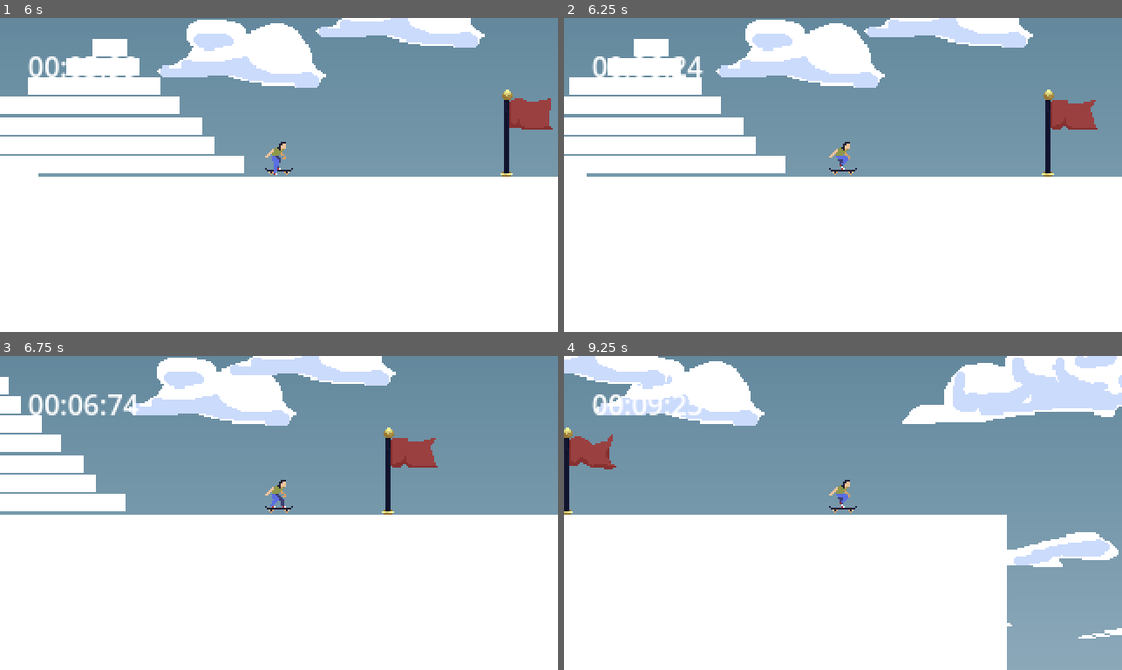
Above: before the commit, frames 1-4 (two rows, left to right).
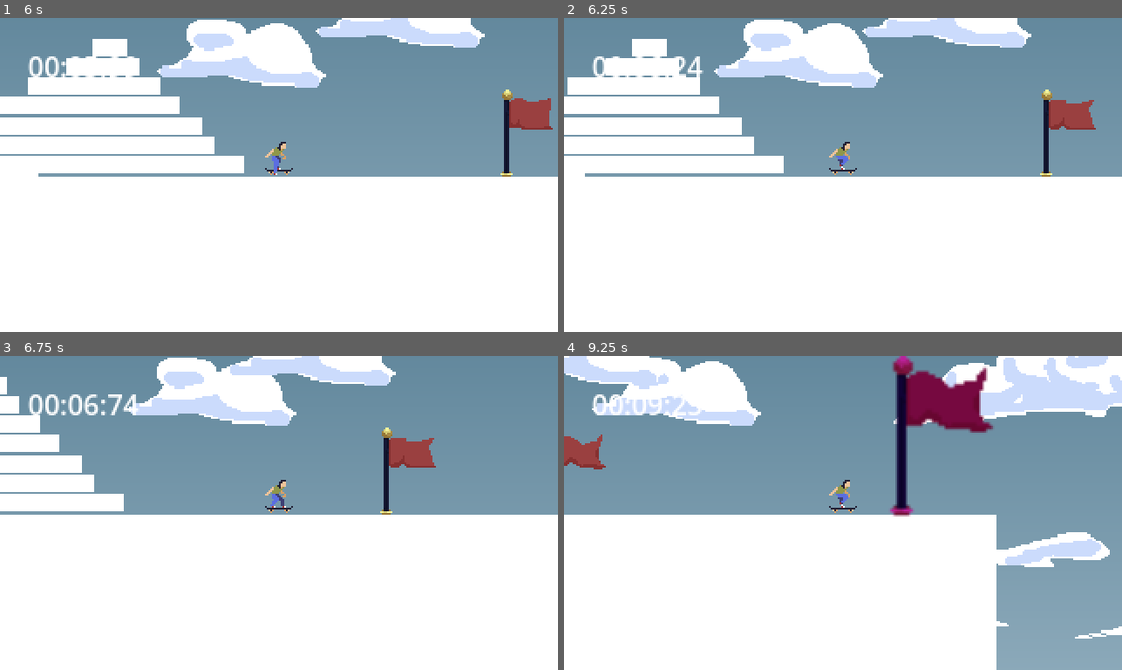
Above: after the commit, the same moments.

Repository: Minipeps/SpeedJam-8
Game: Godot game, scene res://2D/TestPlayerLevel.tscn
The game is run twice, just before and just after one commit, with the same random seed, the same clock (stepped at 60 frames per second) and the same inputs. This scene is started directly instead of the project's main scene.
Inputs (mouse positions are in pixels of both pictures, inside the frame that each line leads up to):
- Up to frame 1 (6 s): tap Enter (ui_accept) at 0.5, 0.77, 1.52, 3.02, 3.77, 4.52 s; move the mouse to (401, 159) at 0.52 s; hold Right (player_move_right) 0.53-1.28 s; tap C (display_end_screen_lose) every 1.5 s from 0.6 to 5.1 s; move the mouse to (167, 190) at 1.27 s; hold Down (player_move_down) 1.28-2.03 s; tap X (display_end_screen_win) every 1.5 s from 1.35 to 5.85 s; move the mouse to (334, 105) at 2.02 s; hold Right (player_move_right) 2.03-2.78 s; move the mouse to (251, 237) at 2.77 s; hold Up (player_move_up) 2.78-3.53 s; move the mouse to (446, 222) at 3.52 s; hold Left (player_move_left) 3.53-5.03 s; move the mouse to (111, 127) at 4.27 s; move the mouse to (306, 175) at 5.02 s; hold Down (player_move_down) 5.03-5.78 s; move the mouse to (195, 96) at 5.77 s; hold Right (player_move_right) from 5.78 s (still down)
- Up to frame 2 (6.25 s): keep holding Right (player_move_right); tap Enter (ui_accept) at 6.02 s
- Up to frame 3 (6.75 s): move the mouse to (401, 497) at 6.52 s; release Right (player_move_right) at 6.53 s; hold Up (player_move_up) from 6.53 s (still down); tap C (display_end_screen_lose) at 6.6 s
- Up to frame 4 (9.25 s): tap Enter (ui_accept) at 6.77, 7.52, 9.02 s; move the mouse to (731, 528) at 7.27 s; release Up (player_move_up) at 7.28 s; hold Right (player_move_right) 7.28-8.03 s; tap X (display_end_screen_win) at 7.35, 8.85 s; move the mouse to (898, 443) at 8.02 s; hold Down (player_move_down) 8.03-8.78 s; tap C (display_end_screen_lose) at 8.1 s; move the mouse to (815, 575) at 8.77 s; hold Left (player_move_left) from 8.78 s (still down)

Frame 1 is identical in both runs. In frame 2, 0.8% of the frame differs, in the area x 0-96%, y 0-51%; in frame 3, 0.4%; in frame 4, 7.4%, in the area x 0-100%, y 0-100%.
Error in both runs: Invalid assignment of property or key 'SPEED_TO_DISPLAY' with value of type 'float' on a base object of type 'null instance'. (res://2D/Level.gd:31)

Commit message:
Level End 1

Diff:
--- a/2D/TestPlayerLevel.tscn
+++ b/2D/TestPlayerLevel.tscn
@@ -1,10 +1,11 @@
-[gd_scene load_steps=9 format=3 uid="uid://bdvcv3bw5ysdy"]
+[gd_scene load_steps=10 format=3 uid="uid://bdvcv3bw5ysdy"]
 
 [ext_resource type="PackedScene" uid="uid://hhg3splfg7rx" path="res://Parallax/Parallax.tscn" id="1_6kcr6"]
 [ext_resource type="Script" path="res://2D/Level.gd" id="1_q10ro"]
 [ext_resource type="PackedScene" uid="uid://c7cx7wyya1ssx" path="res://2D/Player/Player2D.tscn" id="2_h8e3e"]
-[ext_resource type="PackedScene" uid="uid://b7qnyrfh2v8ve" path="res://Checkpoint/checkpoint.tscn" id="2_hkyd4"]
+[ext_resource type="PackedScene" uid="uid://b7qnyrfh2v8ve" path="res://Checkpoint/CheckPoint.tscn" id="2_hkyd4"]
 [ext_resource type="PackedScene" uid="uid://d1dl5o2l103yq" path="res://Timer/Timer.tscn" id="5_6qi12"]
+[ext_resource type="PackedScene" uid="uid://6h4usr1uhwey" path="res://Checkpoint/LevelEnd.tscn" id="6_5mrqa"]
 
 [sub_resource type="RectangleShape2D" id="RectangleShape2D_qc0ds"]
 size = Vector2(640, 200)
@@ -102,3 +103,6 @@
 [node name="CanvasLayer" type="CanvasLayer" parent="."]
 
 [node name="Timer" parent="CanvasLayer" instance=ExtResource("5_6qi12")]
+
+[node name="LevelEnd" parent="." instance=ExtResource("6_5mrqa")]
+position = Vector2(1188, 149)
--- /dev/null
+++ b/Checkpoint/LevelEnd.gd
@@ -0,0 +1,4 @@
+extends Node2D
+
+func _on_area_2d_body_entered(body):
+	get_tree().change_scene_to_file("res://Menus/EndScreen/EndScreen.tscn")
--- /dev/null
+++ b/Checkpoint/LevelEnd.tscn
@@ -0,0 +1,67 @@
+[gd_scene load_steps=10 format=3 uid="uid://6h4usr1uhwey"]
+
+[ext_resource type="Script" path="res://Checkpoint/LevelEnd.gd" id="1_mqrwa"]
+[ext_resource type="Texture2D" uid="uid://bti6yonfht3k0" path="res://Sprites/Checkpoint/Flag.png" id="2_c1ih2"]
+
+[sub_resource type="AtlasTexture" id="AtlasTexture_m0jww"]
+atlas = ExtResource("2_c1ih2")
+region = Rect2(0, 0, 60, 60)
+
+[sub_resource type="AtlasTexture" id="AtlasTexture_4tx6p"]
+atlas = ExtResource("2_c1ih2")
+region = Rect2(60, 0, 60, 60)
+
+[sub_resource type="AtlasTexture" id="AtlasTexture_boxw0"]
+atlas = ExtResource("2_c1ih2")
+region = Rect2(120, 0, 60, 60)
+
+[sub_resource type="AtlasTexture" id="AtlasTexture_urtel"]
+atlas = ExtResource("2_c1ih2")
+region = Rect2(180, 0, 60, 60)
+
+[sub_resource type="AtlasTexture" id="AtlasTexture_gc7d2"]
+atlas = ExtResource("2_c1ih2")
+region = Rect2(240, 0, 60, 60)
+
+[sub_resource type="SpriteFrames" id="SpriteFrames_mlrg1"]
+animations = [{
+"frames": [{
+"duration": 1.0,
+"texture": SubResource("AtlasTexture_m0jww")
+}, {
+"duration": 1.0,
+"texture": SubResource("AtlasTexture_4tx6p")
+}, {
+"duration": 1.0,
+"texture": SubResource("AtlasTexture_boxw0")
+}, {
+"duration": 1.0,
+"texture": SubResource("AtlasTexture_urtel")
+}, {
+"duration": 1.0,
+"texture": SubResource("AtlasTexture_gc7d2")
+}],
+"loop": true,
+"name": &"default",
+"speed": 5.0
+}]
+
+[sub_resource type="RectangleShape2D" id="RectangleShape2D_lug7c"]
+size = Vector2(54, 102)
+
+[node name="LevelEnd" type="Node2D"]
+script = ExtResource("1_mqrwa")
+
+[node name="AnimatedSprite2D" type="AnimatedSprite2D" parent="."]
+modulate = Color(0.768627, 0.137255, 1, 1)
+position = Vector2(17, 0)
+scale = Vector2(1.83333, 1.83333)
+sprite_frames = SubResource("SpriteFrames_mlrg1")
+
+[node name="Area2D" type="Area2D" parent="."]
+collision_layer = 4
+
+[node name="CollisionShape2D" type="CollisionShape2D" parent="Area2D"]
+shape = SubResource("RectangleShape2D_lug7c")
+
+[connection signal="body_entered" from="Area2D" to="." method="_on_area_2d_body_entered"]
--- /dev/null
+++ b/Globals.gd
@@ -0,0 +1,9 @@
+extends Node
+
+var TIME_ELAPSED : float
+
+func get_formulated_time_elapsed() -> String:
+	var minutes : int = TIME_ELAPSED / 60.0
+	var seconds : int = fmod(TIME_ELAPSED, 60.0)
+	var microseconds : int = (TIME_ELAPSED - int(TIME_ELAPSED)) * 100
+	return "%02d:%02d:%02d" % [minutes, seconds, microseconds]
--- a/Menus/EndScreen/EndScreen.gd
+++ b/Menus/EndScreen/EndScreen.gd
@@ -1,24 +1,12 @@
 extends Node
 @export var mainMenu = "res://Menus/MainMenu/MainMenu.tscn"
 
-const winText = "c'est gagner!"
-const loseText = "c'est perdut :("
-
 # Called when the node enters the scene tree for the first time.
 func _ready():
-	if(Main.getCurrentGameMode() == Main.GAME_MODE.IN_LEVEL_WIN):
-		self._showWinScreen()
-	else:
-		self._showLoseScreen()
-
-func _showWinScreen():
-	%RichTextLabel.text = winText
-
-func _showLoseScreen():
-	%RichTextLabel.text = loseText
+	$FinalTimeLabel.text = Globals.get_formulated_time_elapsed()
 
 func onReloadGameSceneButtonPressed():
-	get_tree().reload_current_scene()
+	get_tree().change_scene_to_file("res://2D/TestPlayerLevel.tscn")
 
 func onMainMenuButtonPressed():
 	get_tree().change_scene_to_file(mainMenu)
--- a/Menus/EndScreen/EndScreen.tscn
+++ b/Menus/EndScreen/EndScreen.tscn
@@ -22,38 +22,66 @@
 grow_vertical = 2
 texture = ExtResource("1_axm2g")
 
-[node name="RichTextLabel" type="RichTextLabel" parent="."]
-unique_name_in_owner = true
-layout_mode = 0
-offset_left = 432.0
-offset_top = 38.0
-offset_right = 921.0
-offset_bottom = 126.0
-theme_override_font_sizes/normal_font_size = 53
-text = "C'est gagner"
-
 [node name="VBoxContainer" type="VBoxContainer" parent="."]
 layout_mode = 1
-anchors_preset = 2
-anchor_top = 1.0
-anchor_bottom = 1.0
-offset_left = 149.0
-offset_top = -246.0
-offset_right = 252.0
-offset_bottom = -145.0
-grow_vertical = 0
+anchors_preset = -1
+anchor_left = 0.5
+anchor_top = 0.536
+anchor_right = 0.5
+anchor_bottom = 0.536
+offset_left = -79.0
+offset_top = -41.48
+offset_right = 79.0
+offset_bottom = 41.52
+grow_horizontal = 2
+grow_vertical = 2
 
 [node name="ReloadGameButton" type="Button" parent="VBoxContainer"]
 layout_mode = 2
+theme_override_font_sizes/font_size = 12
 text = "Reload game"
 
 [node name="MainMenuButton" type="Button" parent="VBoxContainer"]
 layout_mode = 2
+theme_override_font_sizes/font_size = 12
 text = "Back to main menu"
 
 [node name="QuitButton" type="Button" parent="VBoxContainer"]
 layout_mode = 2
+theme_override_font_sizes/font_size = 12
 text = "Quit game"
+
+[node name="FinalTimeLabel" type="Label" parent="."]
+layout_mode = 1
+anchors_preset = -1
+anchor_left = 0.498
+anchor_top = 0.181
+anchor_right = 0.498
+anchor_bottom = 0.181
+offset_left = 11.64
+offset_top = -13.58
+offset_right = 77.64
+offset_bottom = 13.42
+theme_override_font_sizes/font_size = 14
+text = "00:00:00"
+horizontal_alignment = 1
+vertical_alignment = 1
+
+[node name="FinalTimeLabel2" type="Label" parent="."]
+layout_mode = 1
+anchors_preset = -1
+anchor_left = 0.498
+anchor_top = 0.181
+anchor_right = 0.498
+anchor_bottom = 0.181
+offset_left = -69.36
+offset_top = -13.58
+offset_right = 15.64
+offset_bottom = 13.42
+theme_override_font_sizes/font_size = 14
+text = "Your time :"
+horizontal_alignment = 1
+vertical_alignment = 1
 
 [connection signal="pressed" from="VBoxContainer/ReloadGameButton" to="." method="onReloadGameSceneButtonPressed"]
 [connection signal="pressed" from="VBoxContainer/MainMenuButton" to="." method="onMainMenuButtonPressed"]
--- a/Timer/timer.gd
+++ b/Timer/timer.gd
@@ -1,6 +1,5 @@
 extends Control
 
-var TIME_ELAPSED : float = 0.0
 var UPDATE_TIMER : bool
 
 func _ready():
@@ -8,17 +7,17 @@
 
 func _process(delta):
 	update_timer(delta)
-	update_timer_label(TIME_ELAPSED)
+	update_timer_label(Globals.TIME_ELAPSED)
 
 func start_timer():
 	UPDATE_TIMER = true
 
 func update_timer(delta):
 	if UPDATE_TIMER:
-		TIME_ELAPSED += delta
+		Globals.TIME_ELAPSED += delta
 
 func stop_and_reset_timer():
-	TIME_ELAPSED = 0.0
+	Globals.TIME_ELAPSED = 0.0
 	UPDATE_TIMER = false
 
 func restart_timer():
@@ -26,7 +25,4 @@
 	start_timer()
 
 func update_timer_label(time_elapsed):
-	var minutes : int = time_elapsed / 60.0
-	var seconds : int = fmod(time_elapsed, 60.0)
-	var microseconds : int = (time_elapsed - int(time_elapsed)) * 100
-	$Label.text = "%02d:%02d:%02d" % [minutes, seconds, microseconds]
+	$Label.text = Globals.get_formulated_time_elapsed()
--- a/project.godot
+++ b/project.godot
@@ -18,6 +18,7 @@
 [autoload]
 
 Main="*res://Main.tscn"
+Globals="*res://Globals.gd"
 
 [display]
 
